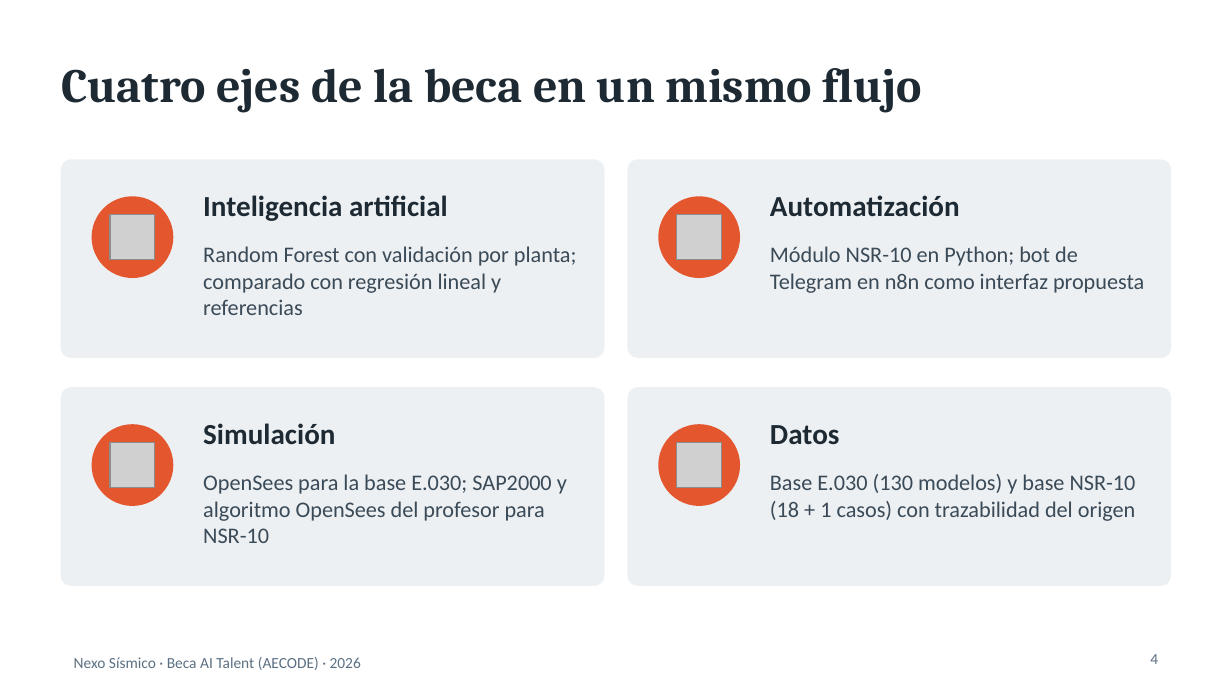
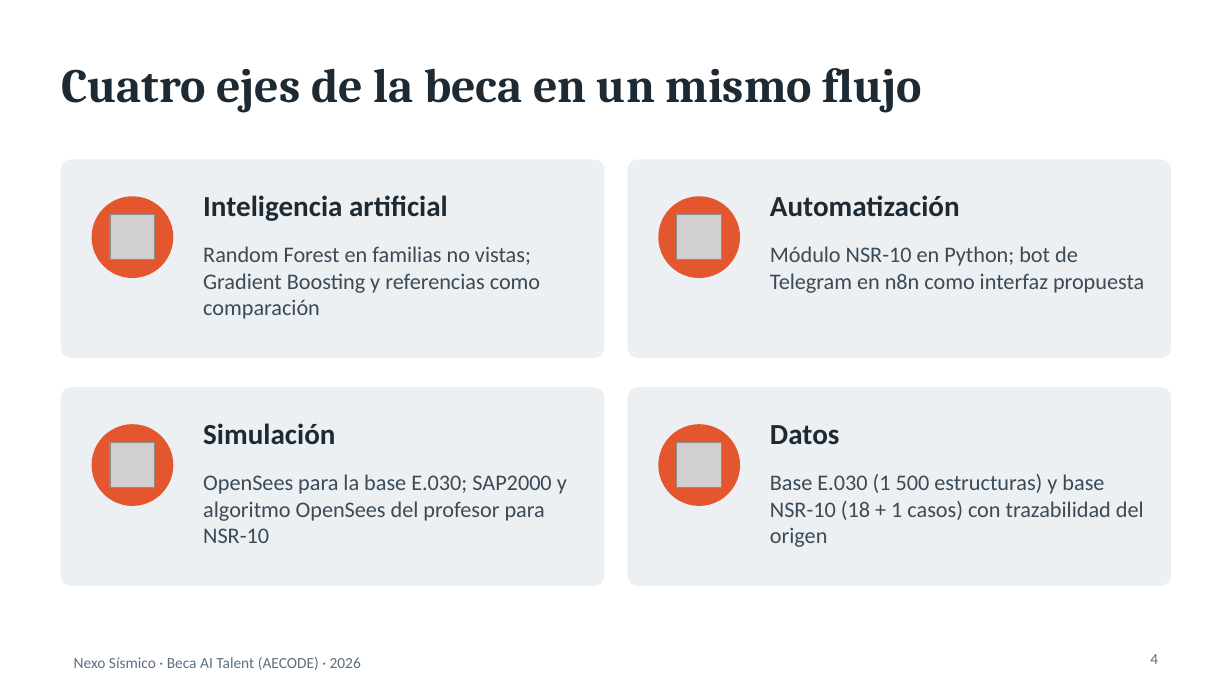
Before and after one commit to nexo-sismico/Nexo_simico_colab, a slide deck: slide 4 of 04 Entregables/Presentacion/Presentacion_Nexo_Sismico.pptx. Drawn at 1232x693 pixels with LibreOffice and Linux fonts; fonts in the diff are those of the drawing; grey boxes stand for pictures. Boxes give left, top, right and bottom in pixels: in the first picture for what was removed or moved away, otherwise in the second. Text is boxed around its words. In the diff, an @@ line names an element or a change of style, - is before the commit and + after.

```diff
--- a/04 Entregables/Presentacion/Presentacion_Nexo_Sismico.pptx
+++ b/04 Entregables/Presentacion/Presentacion_Nexo_Sismico.pptx
@@ text at (203,246,540,319): text changed @@
-Random Forest con validación por planta; comparado con regresión lineal y referencias
+Random Forest en familias no vistas; Gradient Boosting y referencias como comparación
@@ text at (770,474,1144,547): text changed @@
-Base E.030 (130 modelos) y base NSR-10 (18 + 1 casos) con trazabilidad del origen
+Base E.030 (1 500 estructuras) y base NSR-10 (18 + 1 casos) con trazabilidad del origen
```
Also in this commit, not shown: 7 other slides changed, 1 slide added, 20 other files.
